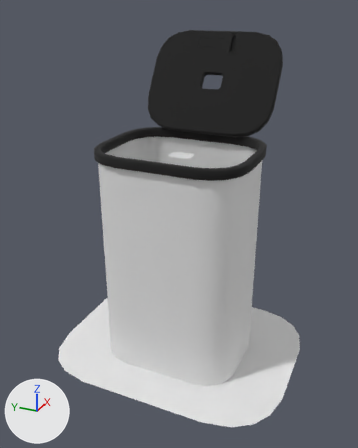
An edit to the Blender file Models/Props/Hatch_Plane.blend, drawn before and after from the same camera.
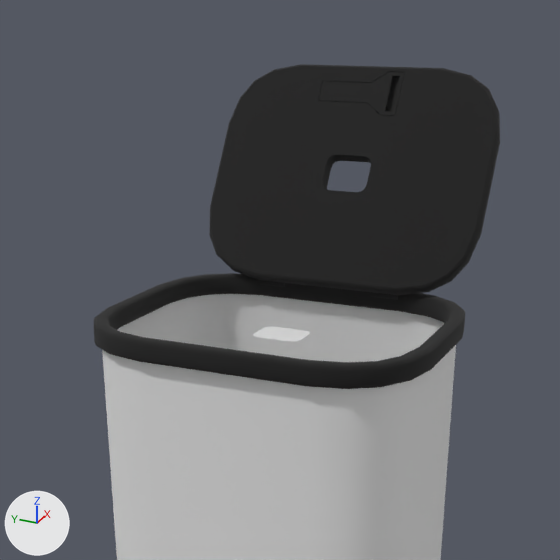
Each version is shown whole from a camera (50 mm lens) standing at (-1.872, -0.831, 0.589) and looking at (-0.02, 0.002, -0.337), then close up on the part from 14% to 87% of the width and 0% to 58% of the height. Lighting does not change. The marker at lower left points along +X, +Y and +Z. Both versions are drawn at frame 50 of the action 'doorAction'; the numbers are the values there.

The first close-up shows 'Hatch_Plane_Frame', 'door', 'handle_exterior.001', 'tube'.
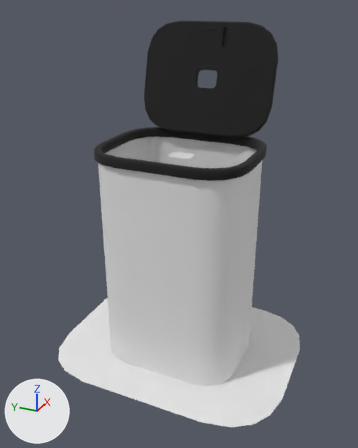
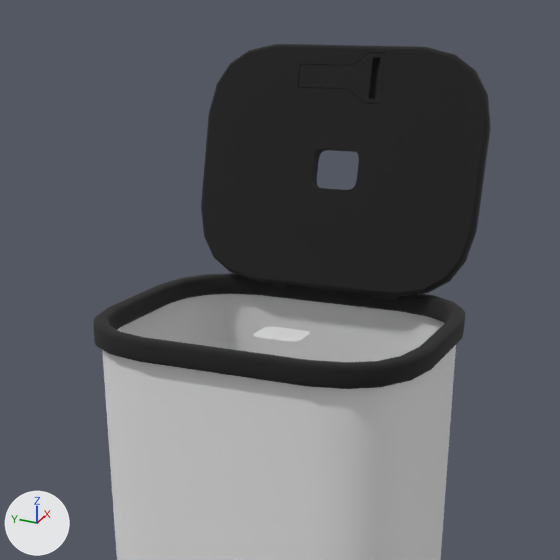
What changed in the scene script:
```text
Change ob_door:
    ob_door.rotation_euler: (0.0, 0.0, 2.109) -> (0.0, 0.0, 1.816)  # degrees (0, 0, 121) -> degrees (0, 0, 104)
```

Boxes (x1, y1, x2, y2) around the edits, measured in the close-ups (560 x 560 px):
'door', turned
    before: (209, 64, 500, 300)
    after: (201, 44, 490, 300)
'handle_exterior.001', turned
    before: (319, 72, 404, 116)
    after: (298, 53, 385, 104)
